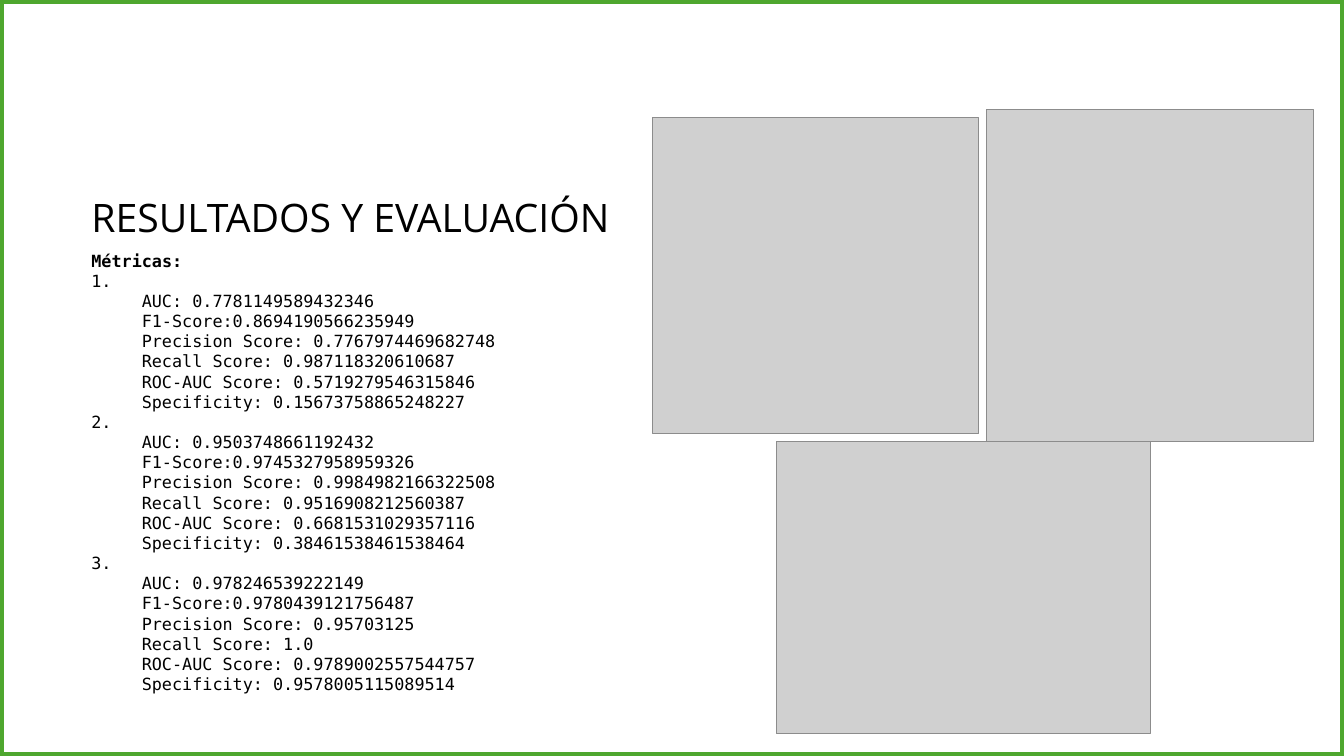
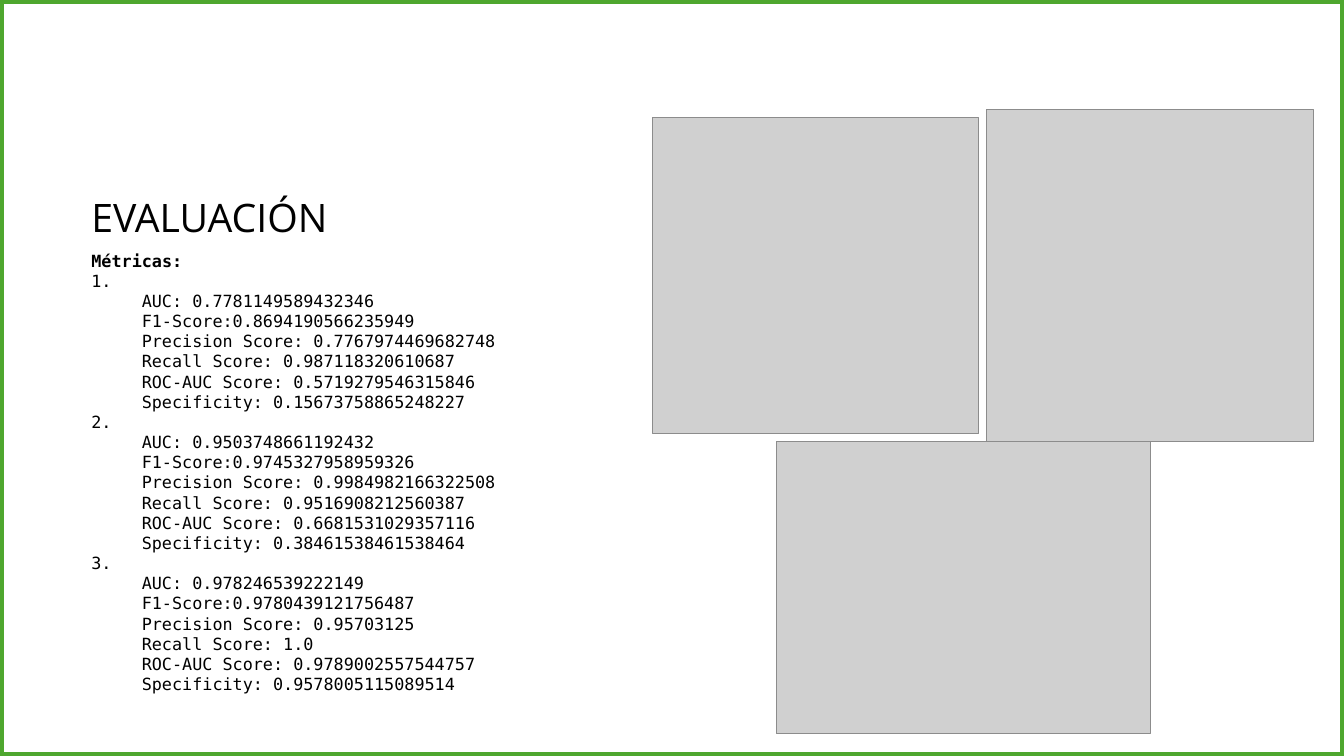
Before and after one commit to alejokawaii/DanielAlejandroSalcedoPerez_proyecto_final_ML, a slide deck: slide 16 of docs/Presentación1.pptx (slide 7 before the commit). Drawn at 1344x756 pixels with LibreOffice and Linux fonts; fonts in the diff are those of the drawing; grey boxes stand for pictures. Boxes give left, top, right and bottom in pixels: in the first picture for what was removed or moved away, otherwise in the second. Text is boxed around its words. In the diff, an @@ line names an element or a change of style, - is before the commit and + after.

```diff
--- a/docs/Presentación1.pptx
+++ b/docs/Presentación1.pptx
@@ text at bbox=[91, 195, 327, 233]: text changed @@
-RESULTADOS Y EVALUACIÓN
+EVALUACIÓN
```
Also in this commit, not shown: 7 other slides changed, 10 slides added.
